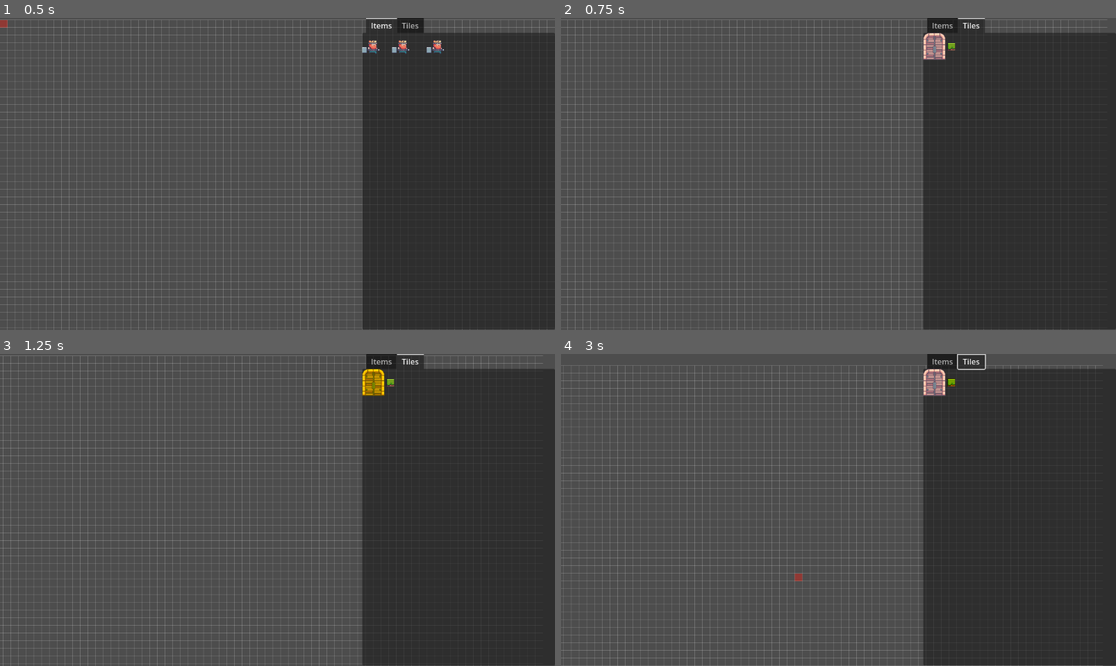
Above: before the commit, frames 1-4 (two rows, left to right).
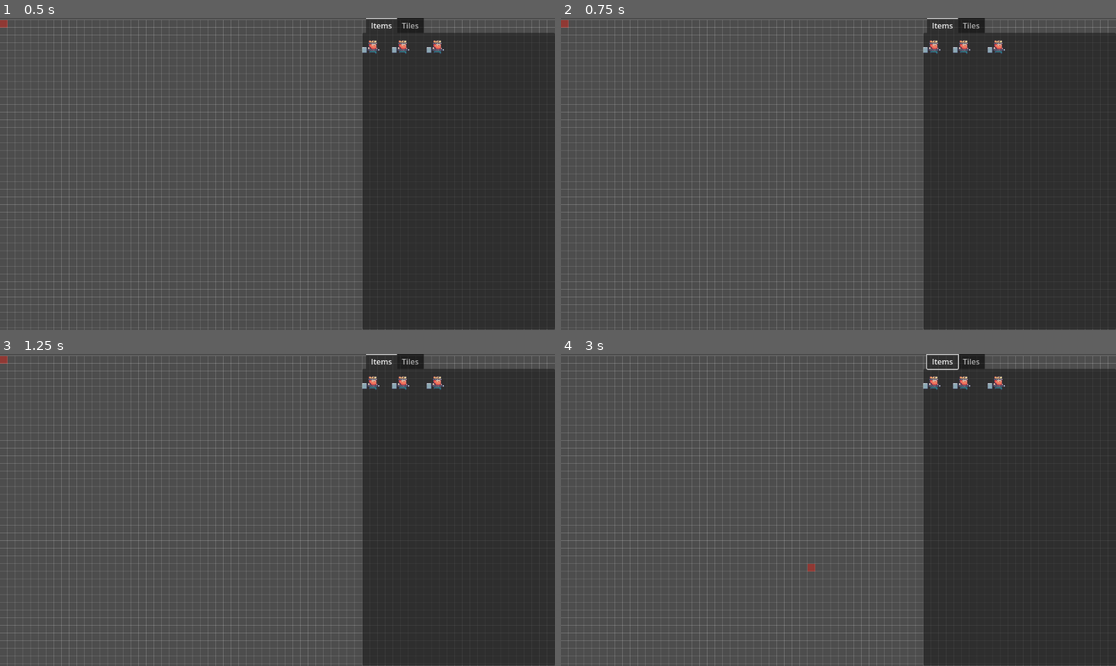
Above: after the commit, the same moments.

Repository: rickvl05/uva-pswe-D
Game: Godot game, scene res://scenes/main.tscn
The game is run twice, just before and just after one commit, with the same random seed, the same clock (stepped at 60 frames per second) and the same inputs.
Inputs (mouse positions are in pixels of both pictures, inside the frame that each line leads up to):
- Up to frame 1 (0.5 s): no input
- Up to frame 2 (0.75 s): tap Enter (ui_accept) at 0.5 s; move the mouse to (938, 46) at 0.52 s; press the mouse at (938, 46) at 0.53 s; hold Right (ui_right) from 0.53 s (still down)
- Up to frame 3 (1.25 s): keep holding Right (ui_right); tap Enter (ui_accept) at 0.77, 1.07 s; right-click (377, 382) at 0.8 s
- Up to frame 4 (3 s): move the mouse to (932, 382) at 1.27 s; release Right (ui_right) at 1.28 s; release the mouse at (932, 382) at 1.28 s; hold Down (ui_down) 1.28-2.03 s; right-click (932, 382) at 1.35 s; click (932, 382) at 1.42 s; tap Enter (ui_accept) at 1.52, 1.82, 2, 2.3, 2.75, 2.85 s; tap X (place) at 1.55, 2.1 s; move the mouse to (949, 382) at 2.02 s; hold Right (ui_right) 2.03-2.78 s; click (949, 382) at 2.17 s; move the mouse to (810, 572) at 2.77 s; hold Up (ui_up) from 2.78 s (still down)

Frame 1 is identical in both runs. In frame 2, 5.4% of the frame differs, in the area x 0-100%, y 0-100%; in frame 3, 5.1%; in frame 4, 9.7%.

Commit message:
mouse functinoality added again

Diff:
--- a/TileMapEditornew/Tiles_placement/Tile_texture.gd
+++ b/TileMapEditornew/Tiles_placement/Tile_texture.gd
@@ -3,6 +3,8 @@
 @export var this_scene: PackedScene
 @export var tile: bool = true
 @export var tile_id = Vector2i(1,4)
+
+@onready var object_cursor = get_node("/root/main/Editor_Object")
 
 func _ready():
 	self.connect("gui_input", Callable(self, "_item_clicked"))
@@ -14,5 +16,8 @@
 				Global.place_tile = false
 		else:
 			if event.is_action_pressed("mb_left"):
+				object_cursor.current_item = null
+				object_cursor.current_rect = self
+				print("thisrect:", object_cursor.current_rect)
 				Global.place_tile = true
 				Global.current_tile = tile_id
--- a/TileMapEditornew/scripts/Editor_Object.gd
+++ b/TileMapEditornew/scripts/Editor_Object.gd
@@ -14,6 +14,7 @@
 @export var max_zoom: float = 2.0
 @export var min_zoom: float = 0.5
 @export var current_item: PackedScene = null
+@export var current_rect: TextureRect = null
 @export var current_tile_id: Vector2i
 @export var selected_tile: bool = false
 
@@ -25,7 +26,7 @@
 var previous_item = null
 
 func _ready() -> void:
-	print("level=",level)
+	print("level=", level)
 	editor_cam.make_current()
 	pass
 
@@ -33,54 +34,74 @@
 	global_position = get_global_mouse_position()
 
 	if !Global.playing:
-		move_tab()
+		handle_editor(global_position)
 	else:
-		move_editor()
 		if Input.is_action_just_pressed("mb_right"):
 			is_panning = true
 		elif Input.is_action_just_released("mb_right"):
 			is_panning = false
 
+func handle_editor(global_position):
+	#print("item:", item)
+	#print("curitem:", current_item)
+	#print("newitem: ", new_item, new_item.get("tile"))
+	if (current_item != null and can_place and Input.is_action_just_pressed("mb_left")):
+		print(current_item, can_place)
+		select_item(current_item)
+	elif (current_rect != null and can_place and Input.is_action_just_pressed("mb_left")):
+		print("haa")
+		select_tile(current_rect)
+	#var new_item = current_item.instantiate()
+	#level.add_child(new_item)
+		#new_item.global_position = get_global_mouse_position()
+	pass
+
+
 func move_tab():
+	pass
 	if navigation_mode == NavigationMode.NAVIGATE_TABS:
 		navigate_tabs()
 	else:
 		navigate_items()
 
 func navigate_tabs():
+	pass
 	var tab_count = tab_container.get_tab_count()
 	var current_tab = tab_container.current_tab
 
-	if Input.is_action_just_pressed("ui_up") or Input.is_action_just_pressed("ui_left"):
+	# Mouse wheel to navigate tabs
+	if Input.is_action_just_pressed("mb_scroll_up"):
 		current_tab -= 1
-	elif Input.is_action_just_pressed("ui_down") or Input.is_action_just_pressed("ui_right"):
+	elif Input.is_action_just_pressed("mb_scroll_down"):
 		current_tab += 1
 
 	current_tab = clamp(current_tab, 0, tab_count - 1)
 	tab_container.current_tab = current_tab
 
-	if Input.is_action_just_pressed("ui_accept"): # Assuming 'Enter' is mapped to 'ui_accept'
+	if Input.is_action_just_pressed("mb_left"): # Left mouse button for selecting tab
 		navigation_mode = NavigationMode.NAVIGATE_ITEMS
 		current_item_index = 0 # Reset item index when switching to item navigation
 		highlight_item()
 
 func navigate_items():
+	pass
 	var current_tab_index = tab_container.current_tab
 	var current_vbox = tab_container.get_child(current_tab_index).get_node("ScrollContainer/VBoxContainer")
 	var current_hbox = current_vbox.get_child(0) # Assuming there's only one HBoxContainer per tab
 	var item_count = current_hbox.get_child_count()
 
-	if Input.is_action_just_pressed("ui_right"):
+	# Mouse wheel to navigate items
+	if Input.is_action_just_pressed("mb_scroll_down"):
 		current_item_index += 1
 		highlight_item()
-	elif Input.is_action_just_pressed("ui_left"):
+	elif Input.is_action_just_pressed("mb_scroll_up"):
 		if current_item_index > 0:
 			current_item_index -= 1
 		highlight_item()
 
 	current_item_index = clamp(current_item_index, 0, item_count - 1)
 
-	if Input.is_action_just_pressed("ui_accept"): # Assuming 'Enter' is mapped to 'ui_accept'
+	if Input.is_action_just_pressed("mb_left"): # Left mouse button to select item
 		var selected_item = current_hbox.get_child(current_item_index)
 		var IsTile = selected_item.get("tile")
 		if IsTile == false:
@@ -90,11 +111,12 @@
 		else:
 			print("error: object is neither item nor tile")
 
-	if Input.is_action_just_pressed("ui_cancel"): # Assuming 'Esc' is mapped to 'ui_cancel' for going back to tab navigation
+	if Input.is_action_just_pressed("mb_right"): # Right mouse button to go back to tab navigation
 		navigation_mode = NavigationMode.NAVIGATE_TABS
 		remove_highlight()
 
 func highlight_item():
+	pass
 	if previous_item:
 		remove_highlight()
 	var current_tab_index = tab_container.current_tab
@@ -105,22 +127,15 @@
 	previous_item = item
 
 func remove_highlight():
+	pass
 	if previous_item:
 		previous_item.modulate = Color(1, 1, 1) # Original color
 		previous_item = null
 
 func select_item(item):
-	print("select item")
-	print(item)
-	print(can_place)
 	if item and can_place:
-		print("selected item ", item)
-		print("can place: ", can_place)
-		print("playing: ", Global.playing)
-		print(item.get("this_scene"))
 		if item.has_method("get"):
 			var scene = item.get("this_scene")
-			print("Scene is:", scene)
 			if scene:
 				current_item = scene  # Update the current_item here
 				selected_tile = false
@@ -140,21 +155,6 @@
 			current_item = tile.get("this_scene")
 			selected_tile = true
 
-func move_editor() -> void:
-	#if !Global.playing:
-		#pass
-	var move_vector: Vector2 = Vector2.ZERO
-	if Input.is_action_pressed("ui_up"):
-		move_vector.y -= cam_spd
-	if Input.is_action_pressed("ui_left"):
-		move_vector.x -= cam_spd
-	if Input.is_action_pressed("ui_down"):
-		move_vector.y += cam_spd
-	if Input.is_action_pressed("ui_right"):
-		move_vector.x += cam_spd
-	#emit_signal("move_editor_finished")
-	editor.global_position += move_vector * get_process_delta_time()
-
 func _unhandled_input(event: InputEvent) -> void:
 	if event is InputEventMouseButton and event.is_pressed():
 
@@ -170,7 +170,6 @@
 		if is_panning:
 			editor.global_position -= event.relative * editor_cam.zoom
 
-
 func place_tile(tile_id):
 	var mousepos = tile_map.world_to_map(get_global_mouse_position())
 	tile_map.set_cell(0, Vector2i(mousepos.x, mousepos.y), Global.current_tile)
--- a/TileMapEditornew/scripts/item_texture.gd
+++ b/TileMapEditornew/scripts/item_texture.gd
@@ -3,6 +3,9 @@
 @export var this_scene: PackedScene
 @export var tile: bool = false
 @export var tile_id = 0
+
+@onready var object_cursor = get_node("/root/main/Editor_Object")
+@onready var cursor_sprite = object_cursor.get_node("Sprite")
 
 func _ready():
 	self.connect("gui_input", Callable(self, "_item_clicked"))
@@ -11,6 +14,9 @@
 	if event is InputEvent:
 		if not tile:
 			if event.is_action_pressed("mb_left"):
+				object_cursor.current_rect = null
+				object_cursor.current_item = this_scene
+				#cursor_sprite.texture = texture
 				Global.place_tile = false
 		else:
 			if event.is_action_pressed("mb_left"):
